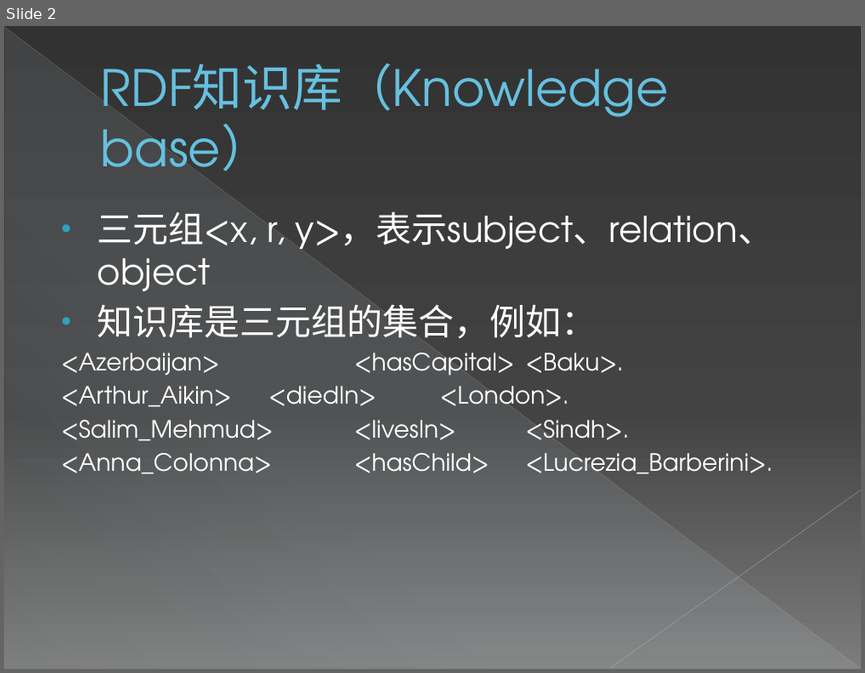
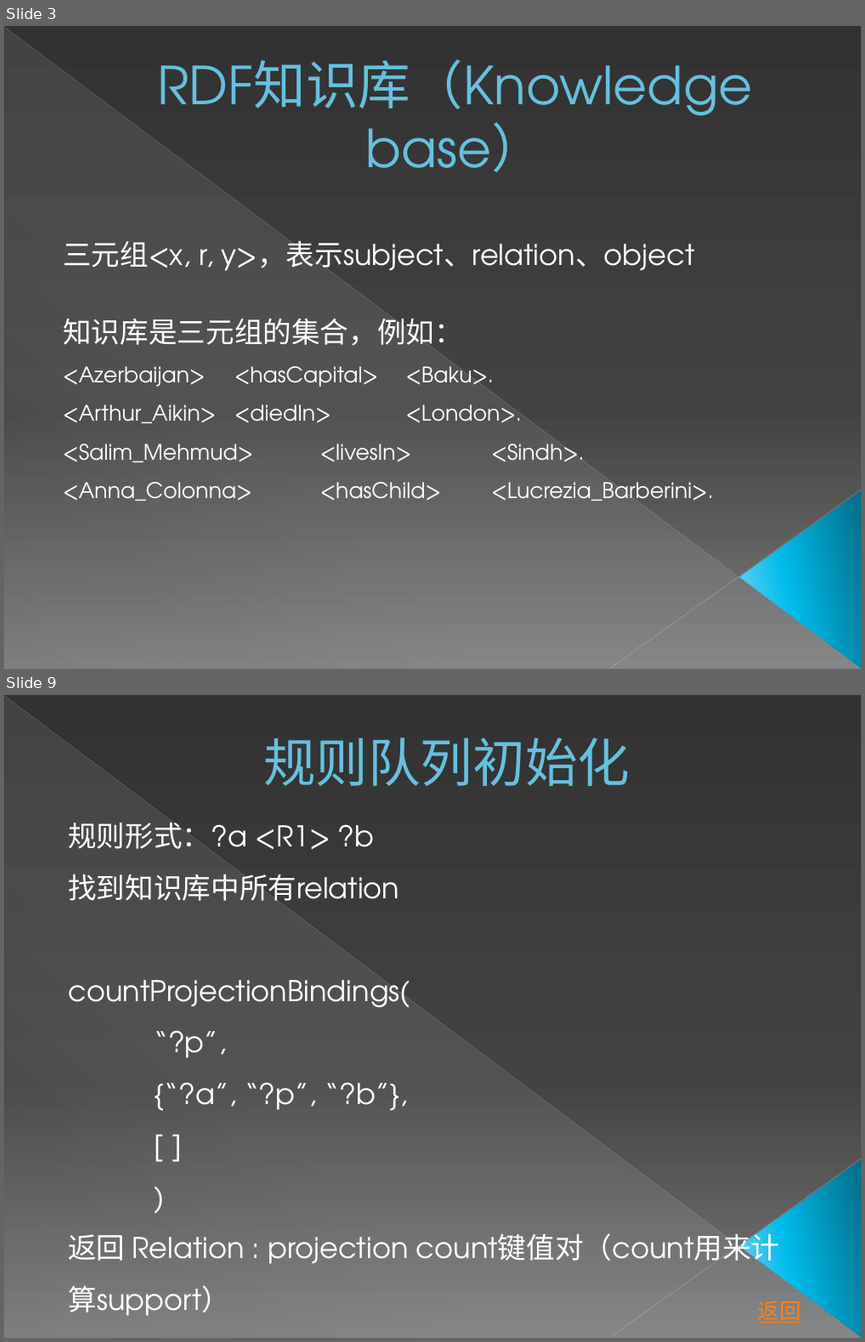
Before and after one commit to zxlzr/RuleMiner, a slide deck: 毕设答辩.pptx. Shown one above the other, each under a label of ours: slide 2 before the commit, slides 3 and 9 after it; the slides between them are not shown. The pictures are 865x673 and 865x1342 pixels, drawn with LibreOffice and Linux fonts; fonts in the diff are those of the drawing. Boxes give left, top, right and bottom in pixels: in the first picture for what was removed or moved away, otherwise in the second. Text is boxed around its words. In the diff, an @@ line names an element or a change of style, - is before the commit and + after.

```diff
--- a/毕设答辩.pptx
+++ b/毕设答辩.pptx
@@ slide 9 added at [4, 695, 861, 1338], background gradient #333333 to #444444 to #7D7D7D; not listed: 4 template elements that a slide beside it also shows @@
@@ text added at [263, 737, 630, 786], 44 pt, text #66C0E0 @@
+规则队列初始化
@@ text added at [68, 823, 779, 1272], 24 pt, text #FFFFFF @@
+规则形式：?a <R1> ?b
+找到知识库中所有relation
+countProjectionBindings(
+“?p”,
+{“?a”, “?p”, “?b”},
+[ ]
+)
+返回 Relation : projection count键值对（count用来计算support）
@@ text added at [758, 1300, 800, 1322], 18 pt, text #FF8119, underline @@
+返回
@@ what was slide 2 is now slide 3 @@
@@ slide 3 changed as well @@
@@ text "RDF知识库（Knowledge base）" at [157, 59, 752, 172]: size 42 to 44 pt; alignment left to centre; vertical alignment middle to bottom @@
@@ text "三元组<x, r, y>，表示subject、relation、object": place and size @@
-text "三元组<x, r, y>，表示subject、relation、object" at [61, 211, 773, 474]
+text "三元组<x, r, y>，表示subject、relation、object" at [63, 240, 713, 500]
@@ text "三元组<x, r, y>，表示subject、relation、object" at [63, 240, 713, 500]: size 30 to 24 pt in "三元组<x, r, y>，表示subject、relation、object", "知识库是三元组的集合，例如："; size 20 to 18 pt in "<Azerbaijan> <hasCapital> <Baku>.", "<Arthur_Aikin> <diedIn> <London>.", "<Salim_Mehmud> <livesIn> <Sindh>.", "<Anna_Colonna> <hasChild> <Lucrezia_Barberini>."; bullet • to none; less space between paragraphs; line spacing 1 to 1.5; indent changed @@
@@ triangle added at [739, 491, 861, 668], fill gradient #036E89 to #01BCEB to #7CD1F2 @@
```
Also in this commit, not shown: 3 other slides changed, 18 other slides added.
